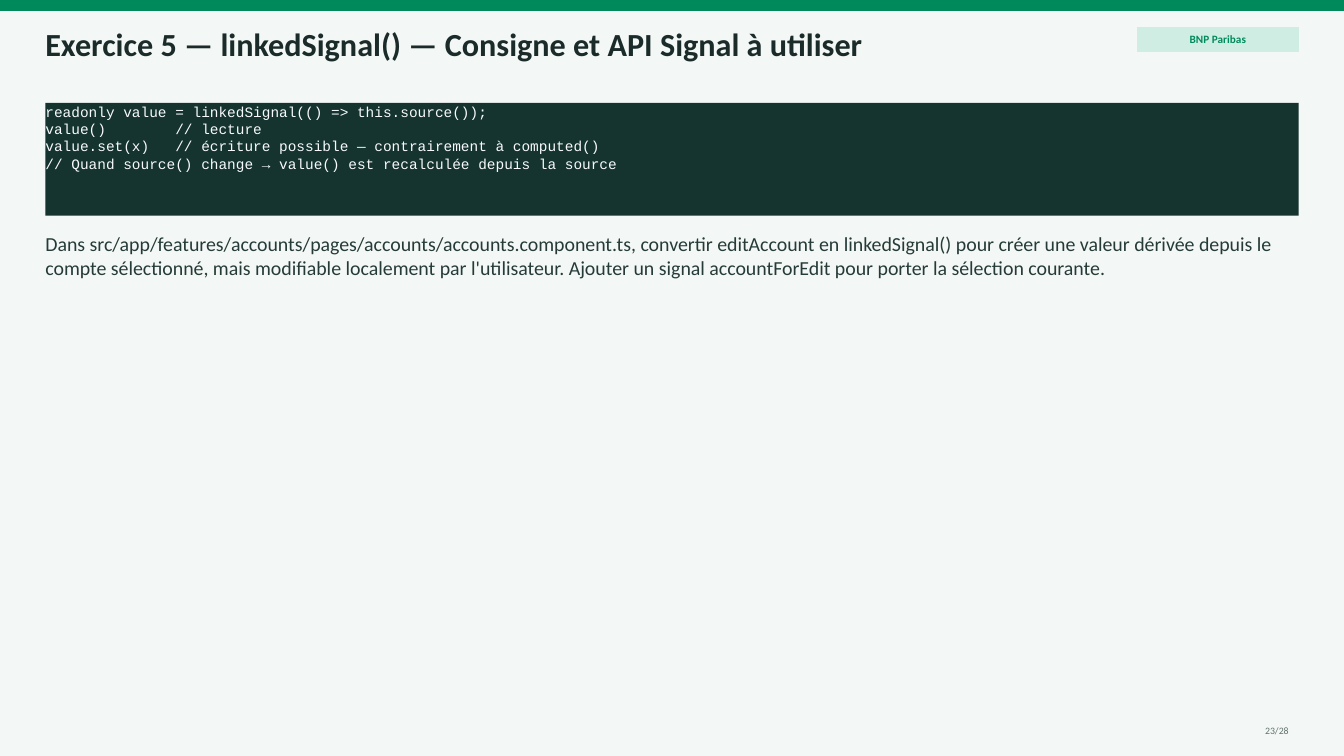
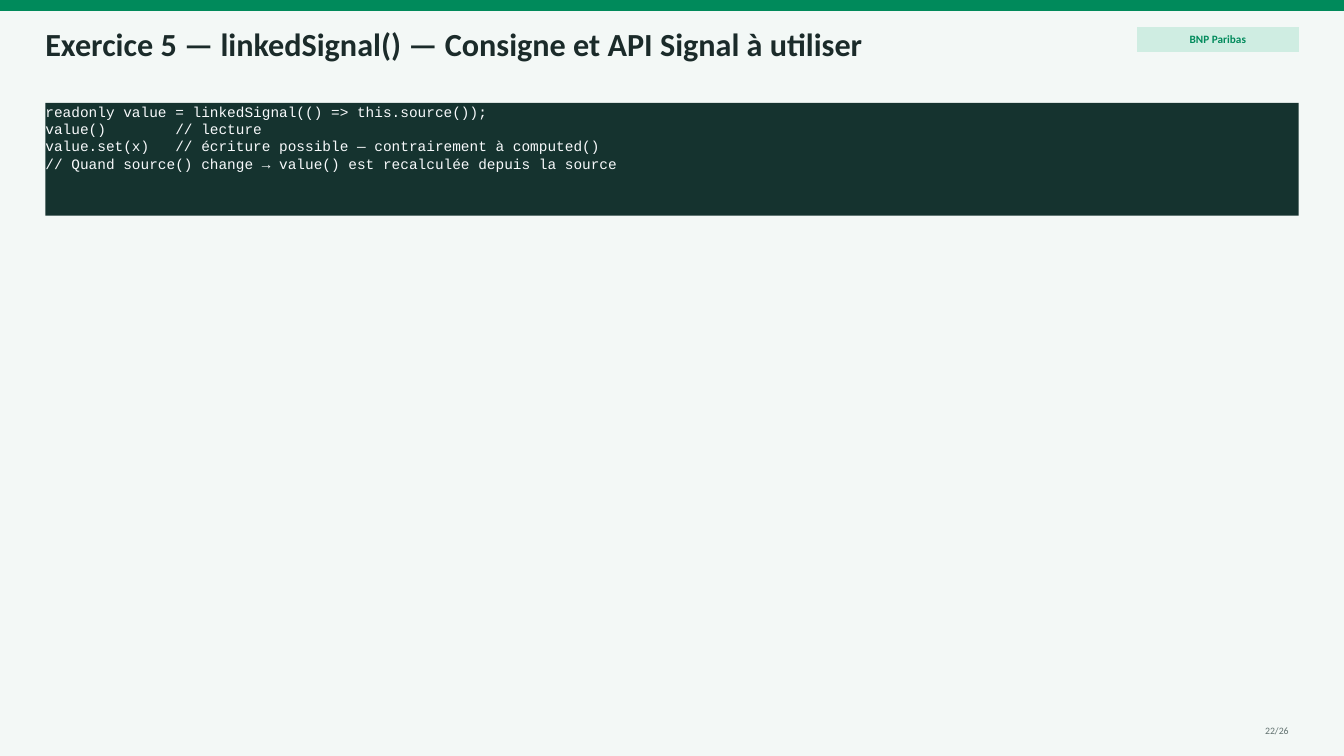
Before and after one commit to AchrafSlaoui/dojo-angular, a slide deck: slide 22 of docs/dojo-signals.pptx (slide 23 before the commit). Drawn at 1344x756 pixels with LibreOffice and Linux fonts; fonts in the diff are those of the drawing. Boxes give left, top, right and bottom in pixels: in the first picture for what was removed or moved away, otherwise in the second. Text is boxed around its words. In the diff, an @@ line names an element or a change of style, - is before the commit and + after.

```diff
--- a/docs/dojo-signals.pptx
+++ b/docs/dojo-signals.pptx
@@ text removed at <box>45,236,1271,279</box> @@
-Dans src/app/features/accounts/pages/accounts/accounts.component.ts, convertir editAccount en linkedSignal() pour créer une valeur dérivée depuis le compte sélectionné, mais modifiable localement par l'utilisateur. Ajouter un signal accountForEdit pour porter la sélection courante.
```
Also in this commit, not shown: 25 other slides changed, 2 slides removed, 4 other files.
